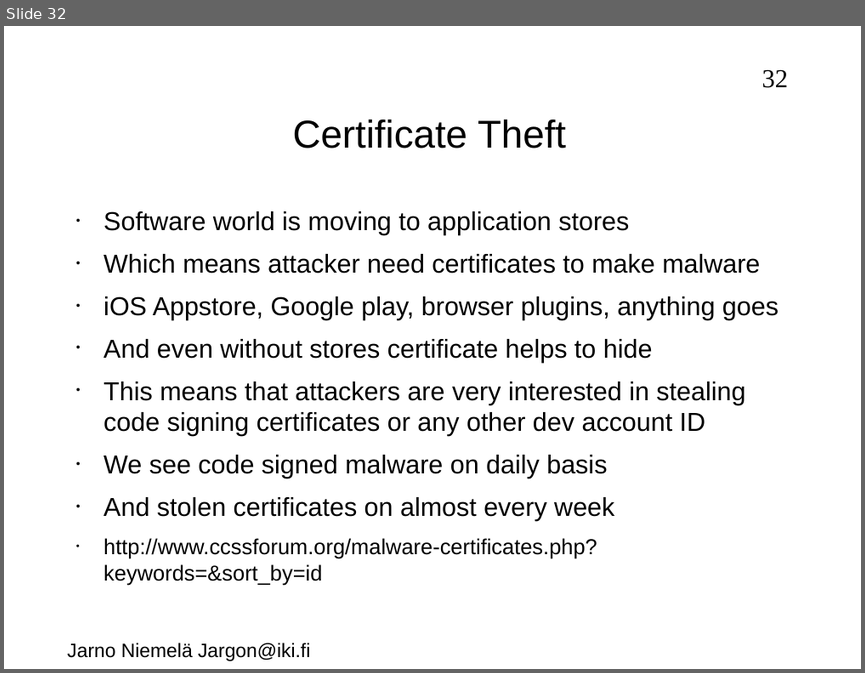
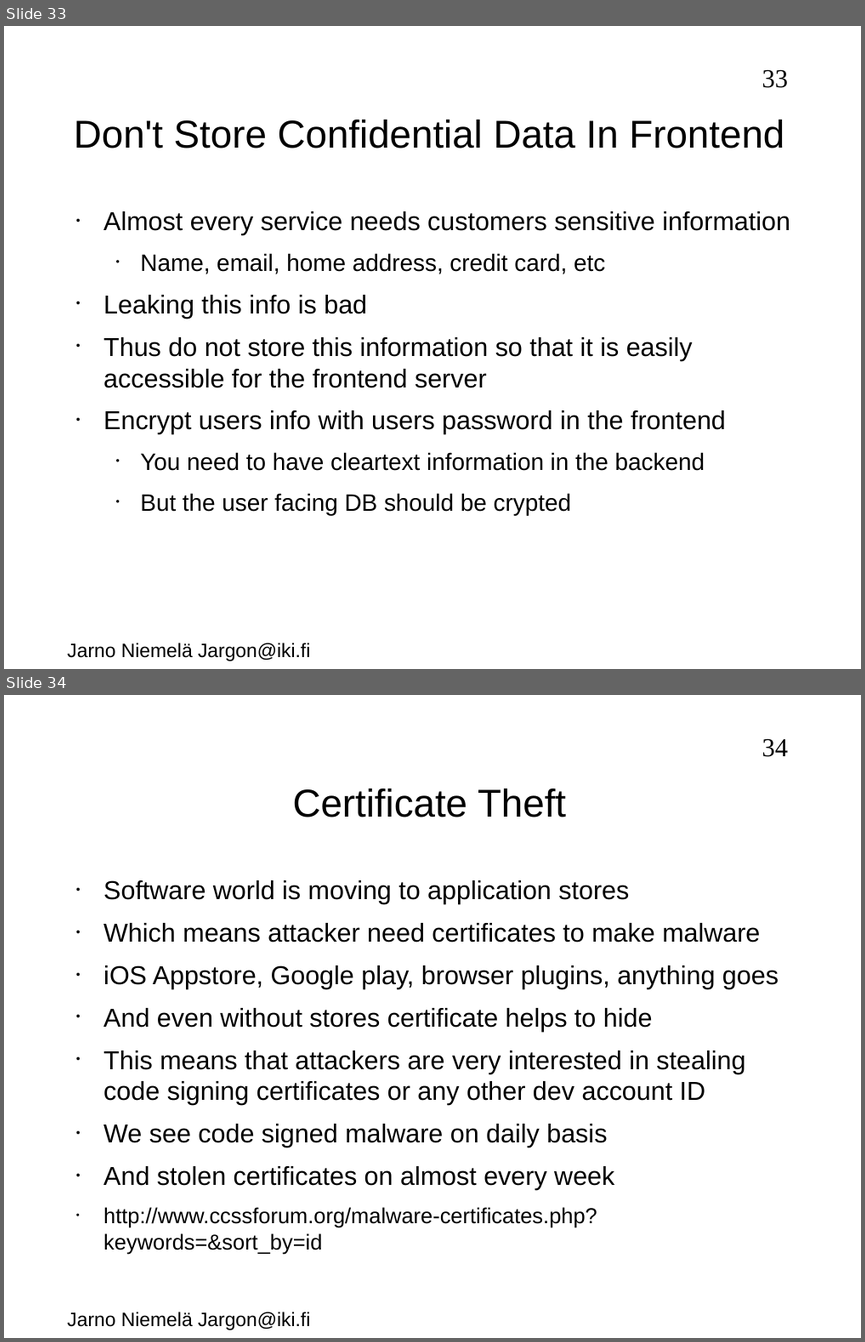
Before and after one commit to jarno-niemela/corporate_cyber_defence, a slide deck: Software security/Software security.odp. Shown one above the other, each under a label of ours: slide 32 before the commit, slides 33 and 34 after it. The pictures are 865x673 and 865x1342 pixels, drawn with LibreOffice and Linux fonts; fonts in the diff are those of the drawing; background and template pictures are left out. Boxes give left, top, right and bottom in pixels: in the first picture for what was removed or moved away, otherwise in the second. Text is boxed around its words. In the diff, an @@ line names an element or a change of style, - is before the commit and + after.

```diff
--- a/Software security/Software security.odp
+++ b/Software security/Software security.odp
@@ slide 33 added at bbox=[4, 26, 861, 669], background #FFFFFF; not listed: 2 template elements that a slide beside it also shows @@
@@ title added at bbox=[74, 120, 784, 148], 36 pt, text #000000 @@
+Don't Store Confidential Data In Frontend
@@ text added at bbox=[103, 211, 790, 515], 24 pt, text #000000 @@
+• Almost every service needs customers sensitive information
+  • Name, email, home address, credit card, etc
+• Leaking this info is bad
+• Thus do not store this information so that it is easily accessible for the frontend server
+• Encrypt users info with users password in the frontend
+  • You need to have cleartext information in the backend
+  • But the user facing DB should be crypted
@@ what was slide 32 is now slide 34 @@
@@ page number at bbox=[762, 738, 788, 757]: text changed @@
-32
+34
```
Also in this commit, not shown: 5 slides changed, 1 other slide added.
